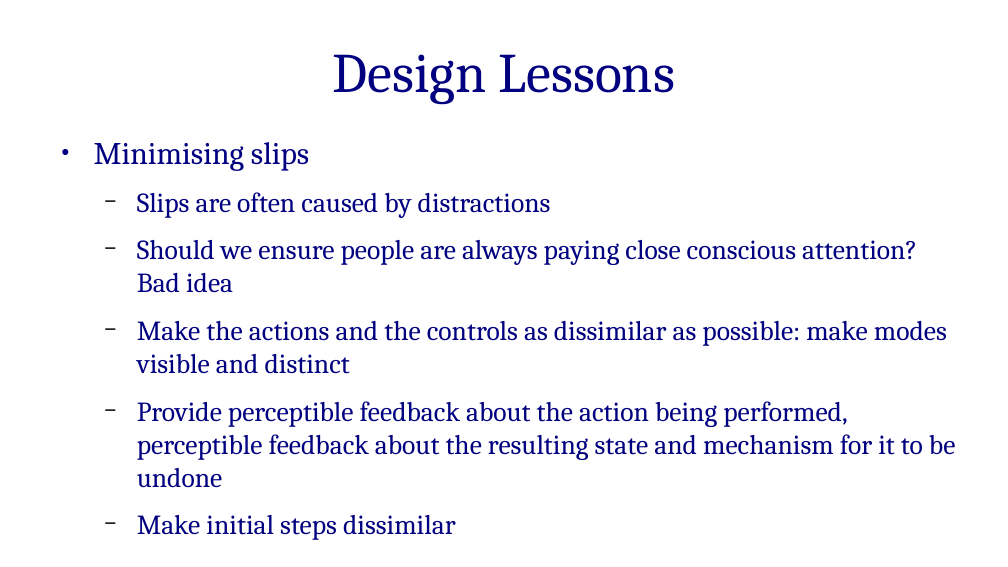
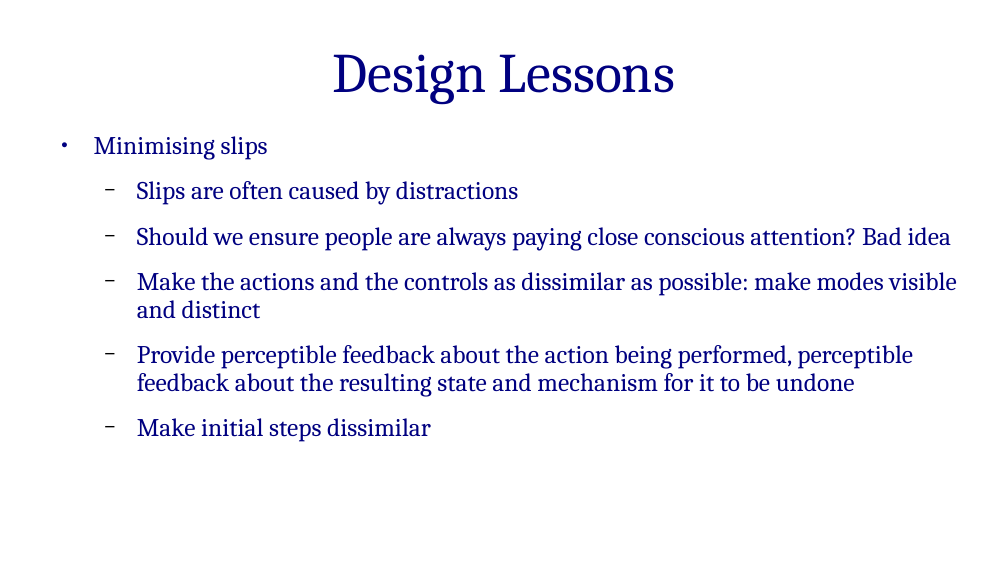
Before and after one commit to Rhythm07-Jain/Tutorials_4-1, a slide deck: slide 28 of HCI/errors.odp. Drawn at 1008x567 pixels with LibreOffice and Linux fonts; fonts in the diff are those of the drawing. Boxes give left, top, right and bottom in pixels: in the first picture for what was removed or moved away, otherwise in the second. Text is boxed around its words. In the diff, an @@ line names an element or a change of style, - is before the commit and + after.

```diff
--- a/HCI/errors.odp
+++ b/HCI/errors.odp
@@ text "Minimising slips" at box(94, 136, 956, 442): size 24.8 to 20 pt in "Minimising slips"; size 21.7 to 20 pt; indent changed; line spacing 1 to 0.9; more space between paragraphs @@
```
Also in this commit, not shown: 27 other slides changed, 6 other files.
